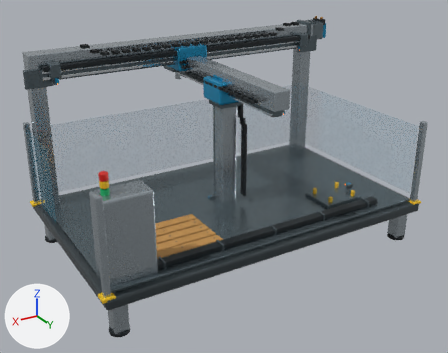
One commit to the glTF model assets/models/automation/palletizer-3axis-v2.glb: the scene before it, then after it.
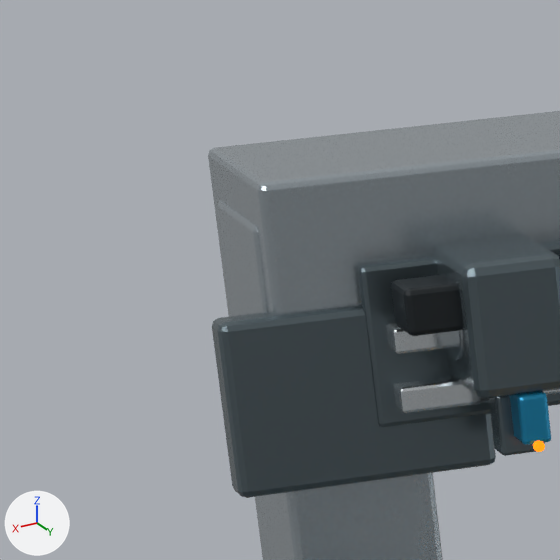
The first picture shows the older version from a camera (50 mm lens) standing at (9.57, 15.85, 9.3) and looking at (0.04, -0.02, 1.37). The close-ups show the older and then the newer version on the part from 0% to 13% of the width and 10% to 27% of the height of that picture. Only the edits that show in the close-ups are written down. Arrows for +X, +Y and +Z are at lower left; the lights stay in place. Where no turn or scale is listed for an object, it has been applied to the vertices.

The scene before the commit, as lines of its bpy script (objects in view):
```python
me_cube_006 = bpy.data.meshes.new('Cube.006')
me_cube_006.from_pydata(...)  # 56 vertices, 108 faces; spans x -0.41..0.41, y -0.28..0.28, z -0.06..0.06
me_cube_006.materials.append(mat_dark_anodized_aluminum)  # greyish blue #657379
me_cube_010 = bpy.data.meshes.new('Cube.010')
me_cube_010.from_pydata(...)  # 56 vertices, 108 faces; spans x -4.9..4.9, y -0.04..0.04, z -0.07..0.07
me_cube_010.materials.append(mat_linear_guide_polished)  # white #dee5e8
me_cube_019 = bpy.data.meshes.new('Cube.019')
me_cube_019.from_pydata(...)  # 56 vertices, 108 faces; spans x -0.16..0.16, y -0.215..0.215, z -0.215..0.215
me_cube_019.materials.append(mat_dark_anodized_aluminum)  # greyish blue #657379
ob_column_gusset_5_0 = bpy.data.objects.new('Column_Gusset_5.0', me_cube_006)
ob_column_gusset_5_0.parent = ob_static_structure
ob_column_gusset_5_0.location = (5.0, 4.73, 2.42)
ob_x_floating_bearing_block = bpy.data.objects.new('X_Floating_Bearing_Block', me_cube_019)
ob_x_floating_bearing_block.parent = ob_x_floating_bearing
ob_x_floating_bearing_block.location = (0.0, 0.0, 0.0)
ob_x_linearrail_1 = bpy.data.objects.new('X_LinearRail_1', me_cube_010)
ob_x_linearrail_1.parent = ob_static_structure
ob_x_linearrail_1.location = (0.0, 4.72, 2.34)
# also in view: 'X_Positive_Limit_Body' at (4.55, -2.09, 4.67); 'X_LinearRail_2' at (0.0, -2.34, 4.91); 'X_Rail_Mounting_Face' at (0.0, -2.39, 4.88); 'X_Positive_Limit_Bracket' at (4.57, -2.17, 4.64); 'X_BallScrew_Cover' at (0.0, -2.2, 5.03)
```
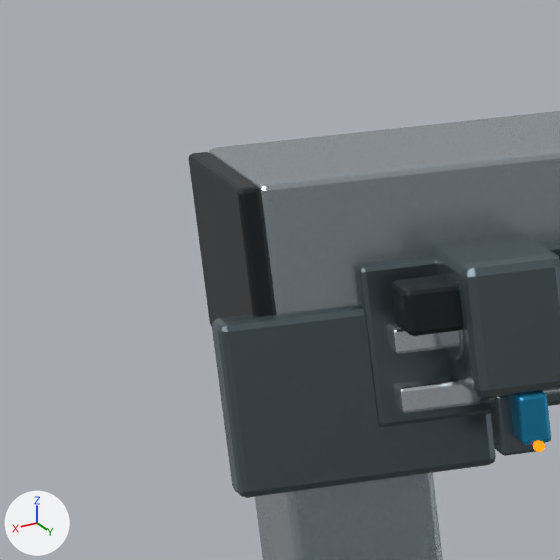
Location of each change, (x1, y1, x2, y2) in pixels of the close-ups (560 x 560 px):
```json
{"object": "X_Beam_EndCap_5.25", "change": "added", "after": [189, 152, 275, 326], "on screen": "black"}
```

Edits to the scene script, one JSON object a line:
```json
{"op": "add", "block": "me_cube_012_1", "code": ["me_cube_012_1 = bpy.data.meshes.new('Cube.012')", "me_cube_012_1.from_pydata(...)  # 56 vertices, 108 faces; spans x -0.038..0.038, y -0.28..0.28, z -0.31..0.31", "me_cube_012_1.materials.append(mat_industrial_black)  # black #22292d"]}
{"op": "add", "block": "ob_x_beam_endcap_5_25", "code": ["ob_x_beam_endcap_5_25 = bpy.data.objects.new('X_Beam_EndCap_5.25', me_cube_012_1)", "ob_x_beam_endcap_5_25.parent = ob_static_structure", "ob_x_beam_endcap_5_25.location = (5.25, 5.13, 2.72)"]}
```
